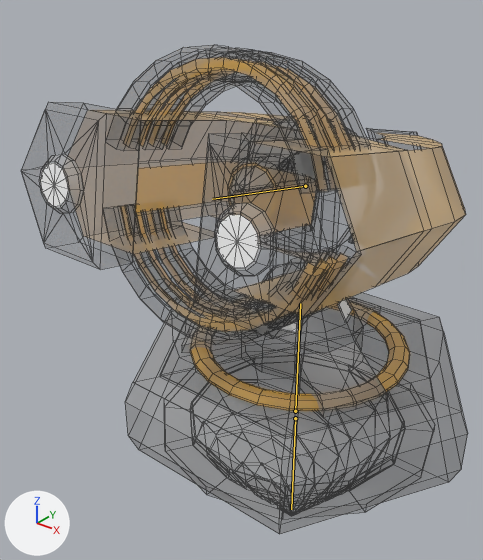
An edit to the FBX model BundleProject/Assets/Survivors/Technician/Allies/Mesh/TechnicianTurretMesh.fbx, drawn before and after from the same camera.
Both versions are drawn from a camera (50 mm lens) standing at (0.798, -1.23, 1.071) and looking at (-0.107, -0.098, 0.369). The axes (+X, +Y, +Z) are drawn at lower left. The lights are the same throughout. Both versions are drawn at frame 29 of the action 'ShotgunTurret_Armature|ShotgunTurret_Lobby_Entrance'; the numbers are the values there. The bones that bend it are drawn over the model as lines. Mesh edges are drawn as thin lines.

Objects in the first picture: 'TechnicianShotgunTurretMesh', 'TechnicianShotgunTurretWhiteMesh'.
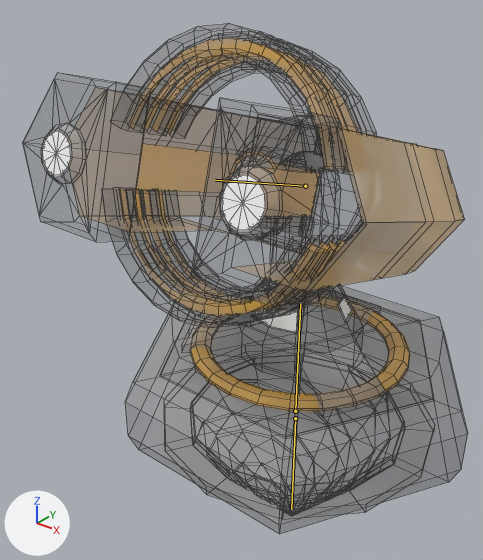
Location of each change, (x1, y1, x2, y2) in pixels of the pictures (483 x 560 px):
'TechnicianShotgunTurretMesh', posed: before (63, 57, 466, 411); after (68, 38, 465, 411)
'TechnicianShotgunTurretWhiteMesh', posed (19% taller): before (41, 163, 352, 332); after (43, 131, 352, 332)
bone 'Barrel', root to tip: before (305, 186) to (212, 199); after (305, 186) to (215, 180)

The change, as a diff of the scene's bpy script:
```diff
--- a/BundleProject/Assets/Survivors/Technician/Allies/Mesh/TechnicianTurretMesh.fbx.py
+++ b/BundleProject/Assets/Survivors/Technician/Allies/Mesh/TechnicianTurretMesh.fbx.py
@@ bone_barrel @@
 bone_barrel = bpy.data.objects['ShotgunTurret_Armature'].pose.bones['Barrel']  # child of 'ROOT'
-bone_barrel.rotation_quaternion = (-0.996, -0.085, 0.0, 0.0)  # degrees (10, 0, 0)
+bone_barrel.rotation_quaternion = (-0.99, -0.14, 0.0, 0.0)  # degrees (16, 0, 0)
```
